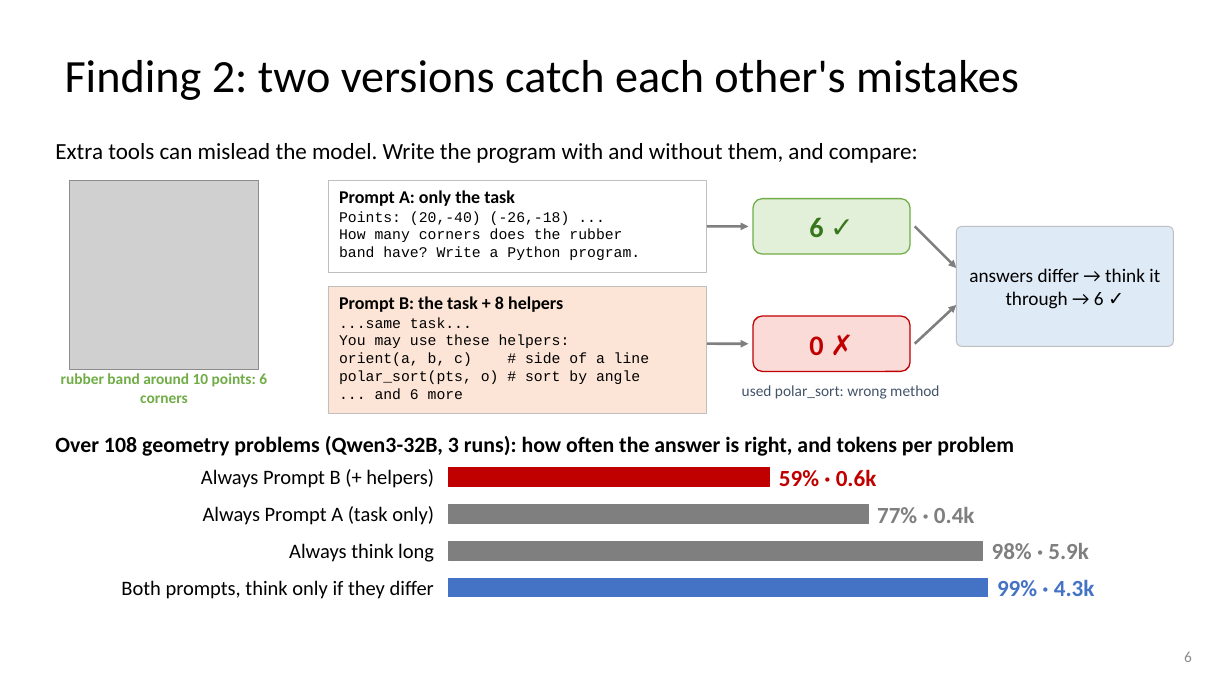
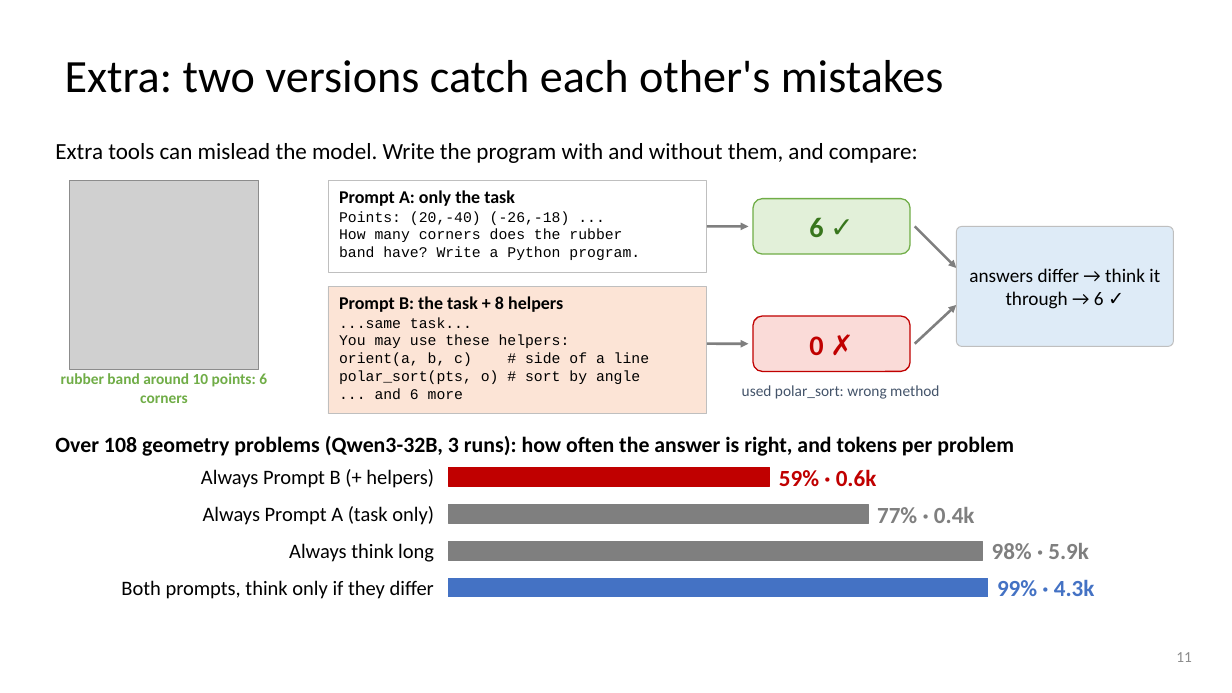
Before and after one commit to dlwns147/CSED490E_Project_Team5, a slide deck: slide 11 of PROPOSAL_slides.pptx (slide 6 before the commit). Drawn at 1232x693 pixels with LibreOffice and Linux fonts; fonts in the diff are those of the drawing; grey boxes stand for pictures. Boxes give left, top, right and bottom in pixels: in the first picture for what was removed or moved away, otherwise in the second. Text is boxed around its words. In the diff, an @@ line names an element or a change of style, - is before the commit and + after.

```diff
--- a/PROPOSAL_slides.pptx
+++ b/PROPOSAL_slides.pptx
@@ title at box(65, 60, 944, 93): text changed @@
-Finding 2: two versions catch each other's mistakes
+Extra: two versions catch each other's mistakes
@@ page number at box(1176, 652, 1192, 662): text changed @@
-6
+11
```
Also in this commit, not shown: 6 other slides changed, 6 slides added, 3 slides removed, 4 other files.
